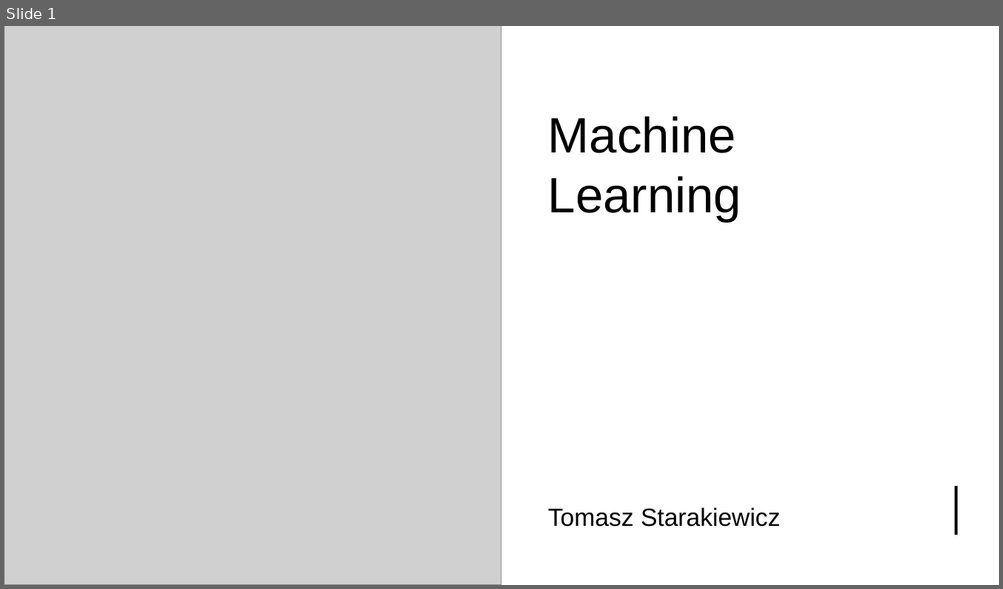
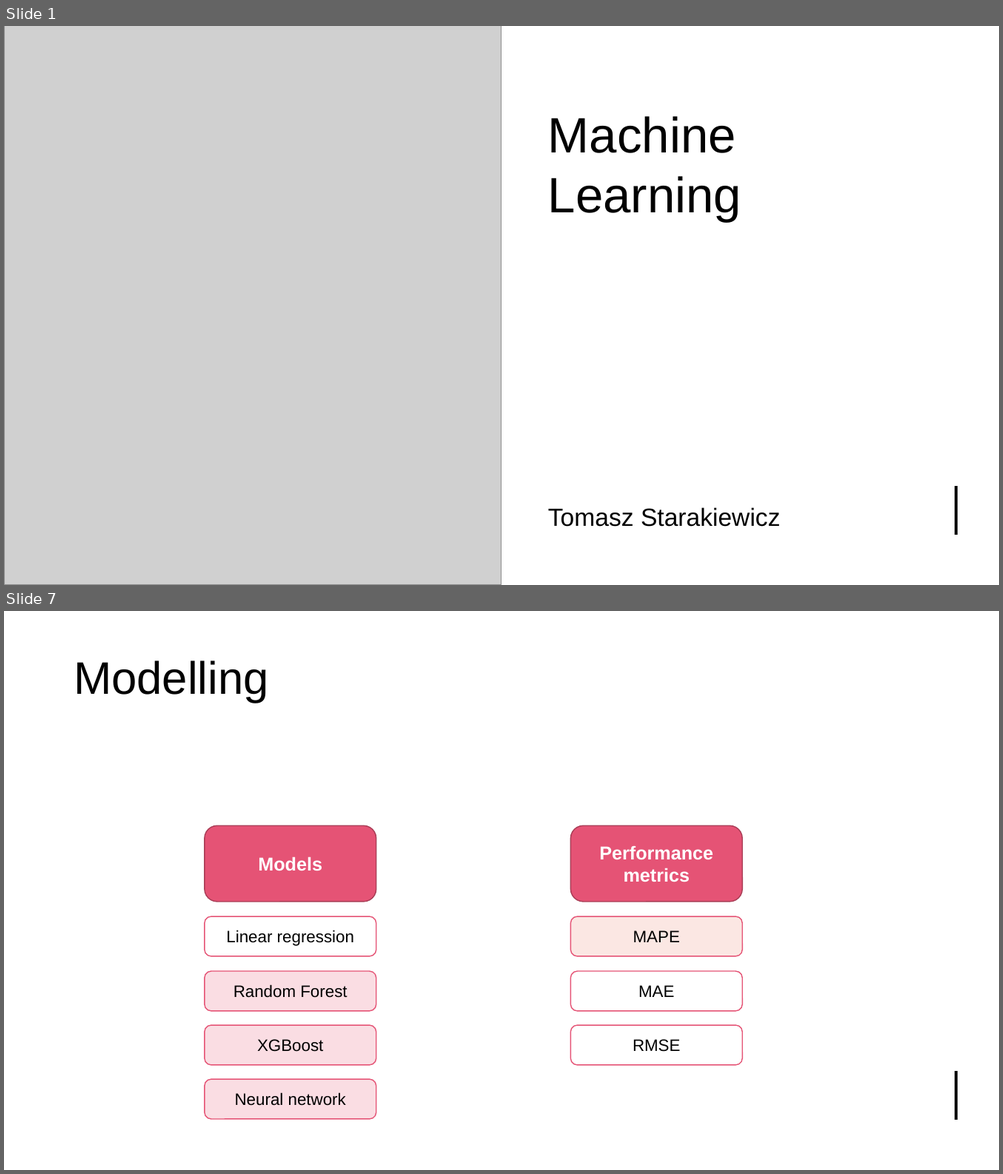
Before and after one commit to tjstarak/DSBA-ML2, a slide deck: slides/ML2_deck.pptx. Shown one above the other, each under a label of ours: slide 1 before the commit, slides 1 and 7 after it; the slides between them are not shown. The pictures are 1003x589 and 1003x1174 pixels, drawn with LibreOffice and Linux fonts; fonts in the diff are those of the drawing; grey boxes stand for pictures. Boxes give left, top, right and bottom in pixels: in the first picture for what was removed or moved away, otherwise in the second. Text is boxed around its words. In the diff, an @@ line names an element or a change of style, - is before the commit and + after.

```diff
--- a/slides/ML2_deck.pptx
+++ b/slides/ML2_deck.pptx
@@ slide 7 added at (4, 611, 999, 1170), background #FFFFFF @@
@@ rectangle added at (4, 611, 999, 1170), fill #FFFFFF @@
@@ rectangle added at (4, 611, 999, 742), fill #FFFFFF @@
@@ title added at (74, 661, 269, 703), 44 pt, text #000000 @@
+Modelling
@@ rounded rectangle added at (205, 826, 376, 902), fill #E55375, outline #A93D57 1 pt, 18 pt, text #FFFFFF, bold @@
+Models
@@ rounded rectangle added at (570, 826, 742, 902), fill #E55375, outline #A93D57 1 pt, 18 pt, text #FFFFFF, bold @@
+Performance metrics
@@ rounded rectangle added at (205, 917, 376, 957), outline #E55375 1 pt, 16 pt, text #000000 @@
+Linear regression
@@ rounded rectangle added at (570, 917, 742, 957), fill #FBE7E3, outline #E55375 1 pt, 16 pt, text #000000 @@
+MAPE
@@ rounded rectangle added at (205, 971, 376, 1011), fill #FADDE3, outline #E55375 1 pt, 16 pt, text #000000 @@
+Random Forest
@@ rounded rectangle added at (570, 971, 742, 1011), outline #E55375 1 pt, 16 pt, text #000000 @@
+MAE
@@ rounded rectangle added at (205, 1026, 376, 1065), fill #FADDE3, outline #E55375 1 pt, 16 pt, text #000000 @@
+XGBoost
@@ rounded rectangle added at (570, 1026, 742, 1065), outline #E55375 1 pt, 16 pt, text #000000 @@
+RMSE
@@ line added from (956, 1071) to (956, 1120), #000000 3 pt @@
@@ rounded rectangle added at (205, 1079, 376, 1119), fill #FADDE3, outline #E55375 1 pt, 16 pt, text #000000 @@
+Neural network
```
Also in this commit, not shown: 7 other slides added, 1 slide removed.
